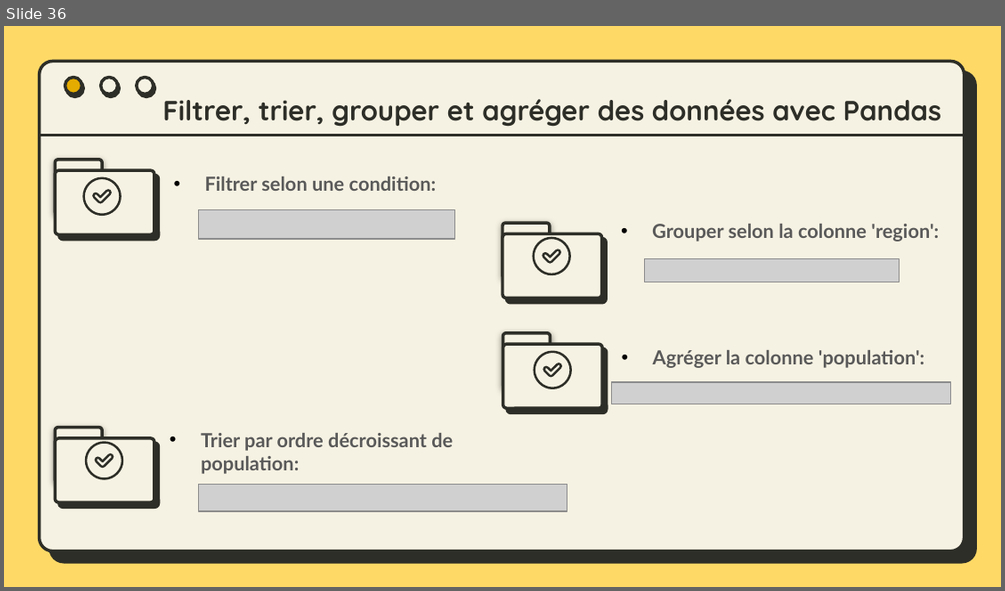
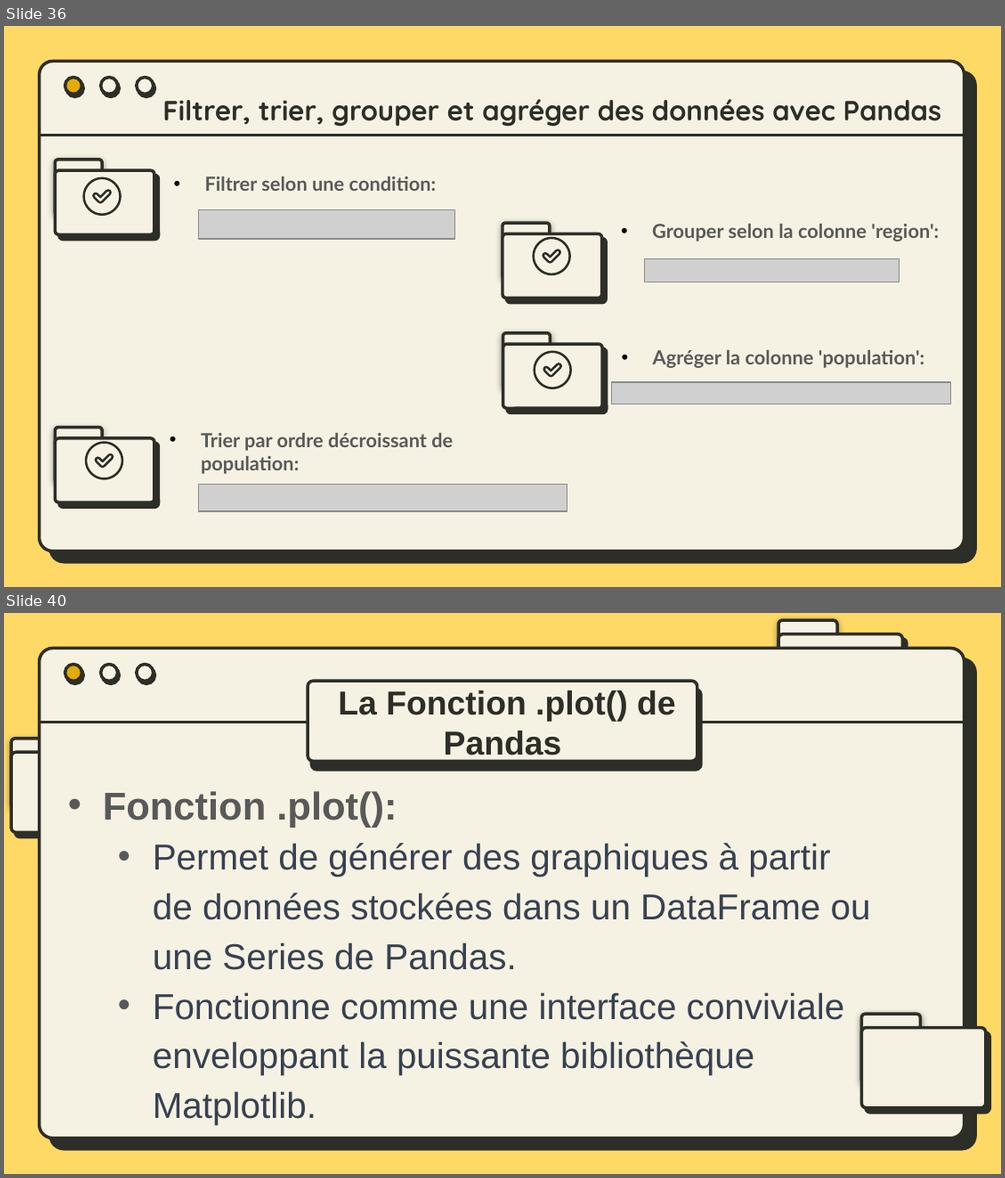
Before and after one commit to bydevmar/Master_MASD_FPO, a slide deck: SEMESTER 1/Modélisation avec Python/M- Pandas/Presentation/Pandas.pptx. Shown one above the other, each under a label of ours: slide 36 before the commit, slides 36 and 40 after it; the slides between them are not shown. The pictures are 1005x591 and 1005x1178 pixels, drawn with LibreOffice and Linux fonts; fonts in the diff are those of the drawing; grey boxes stand for pictures. Boxes give left, top, right and bottom in pixels: in the first picture for what was removed or moved away, otherwise in the second. Text is boxed around its words. In the diff, an @@ line names an element or a change of style, - is before the commit and + after.

```diff
--- a/SEMESTER 1/Modélisation avec Python/M- Pandas/Presentation/Pandas.pptx
+++ b/SEMESTER 1/Modélisation avec Python/M- Pandas/Presentation/Pandas.pptx
@@ slide 40 added at [4, 613, 1001, 1174], background #FFD966; not listed: 5 template elements that a slide beside it also shows @@
@@ rounded rectangle added at [778, 620, 837, 689], fill #F6F2E3, outline #2D2E27 2.25 pt @@
@@ rounded rectangle added at [778, 634, 902, 714], fill #F6F2E3, outline #2D2E27 2.25 pt @@
@@ rounded rectangle added at [308, 681, 698, 761], fill #F6F2E3, outline #2D2E27 2.25 pt @@
@@ text added at [338, 690, 676, 762], 24 pt, text #2D2E27, bold @@
+La Fonction .plot() de Pandas
@@ rounded rectangle added at [11, 738, 70, 807], fill #F6F2E3, outline #2D2E27 2.25 pt @@
@@ rounded rectangle added at [11, 753, 135, 832], fill #F6F2E3, outline #2D2E27 2.25 pt @@
@@ text added at [103, 791, 871, 1075], 26 pt, text #374151 @@
+• Fonction .plot():
+  • Permet de générer des graphiques à partir de données stockées dans un DataFrame ou une Series de Pandas.
+  • Fonctionne comme une interface conviviale enveloppant la puissante bibliothèque Matplotlib.
@@ rounded rectangle added at [861, 1013, 920, 1083], fill #F6F2E3, outline #2D2E27 2.25 pt @@
@@ rounded rectangle added at [861, 1028, 985, 1108], fill #F6F2E3, outline #2D2E27 2.25 pt @@
```
Also in this commit, not shown: 1 slide changed, 11 other slides added, 1 other file.
